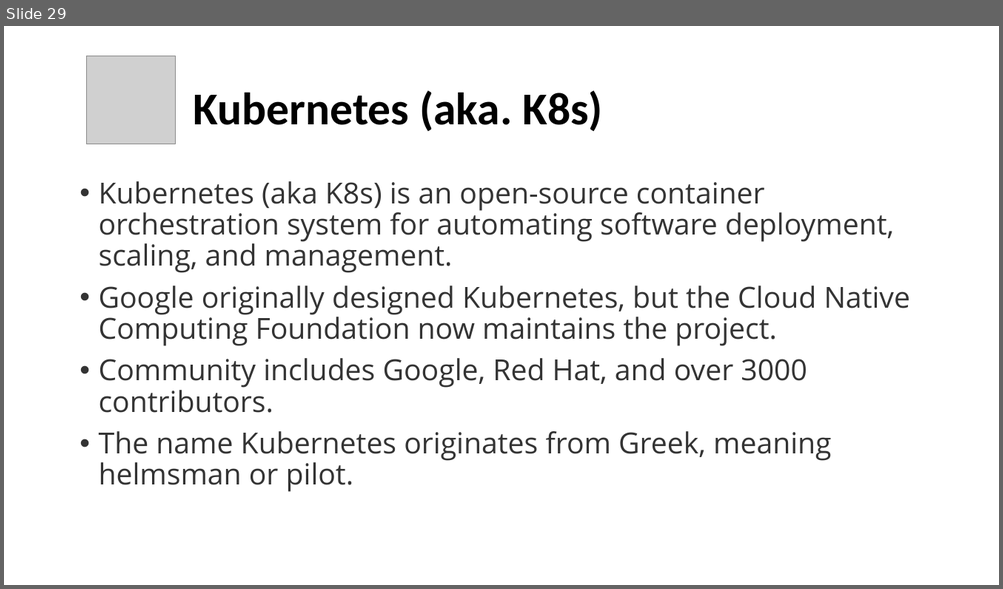
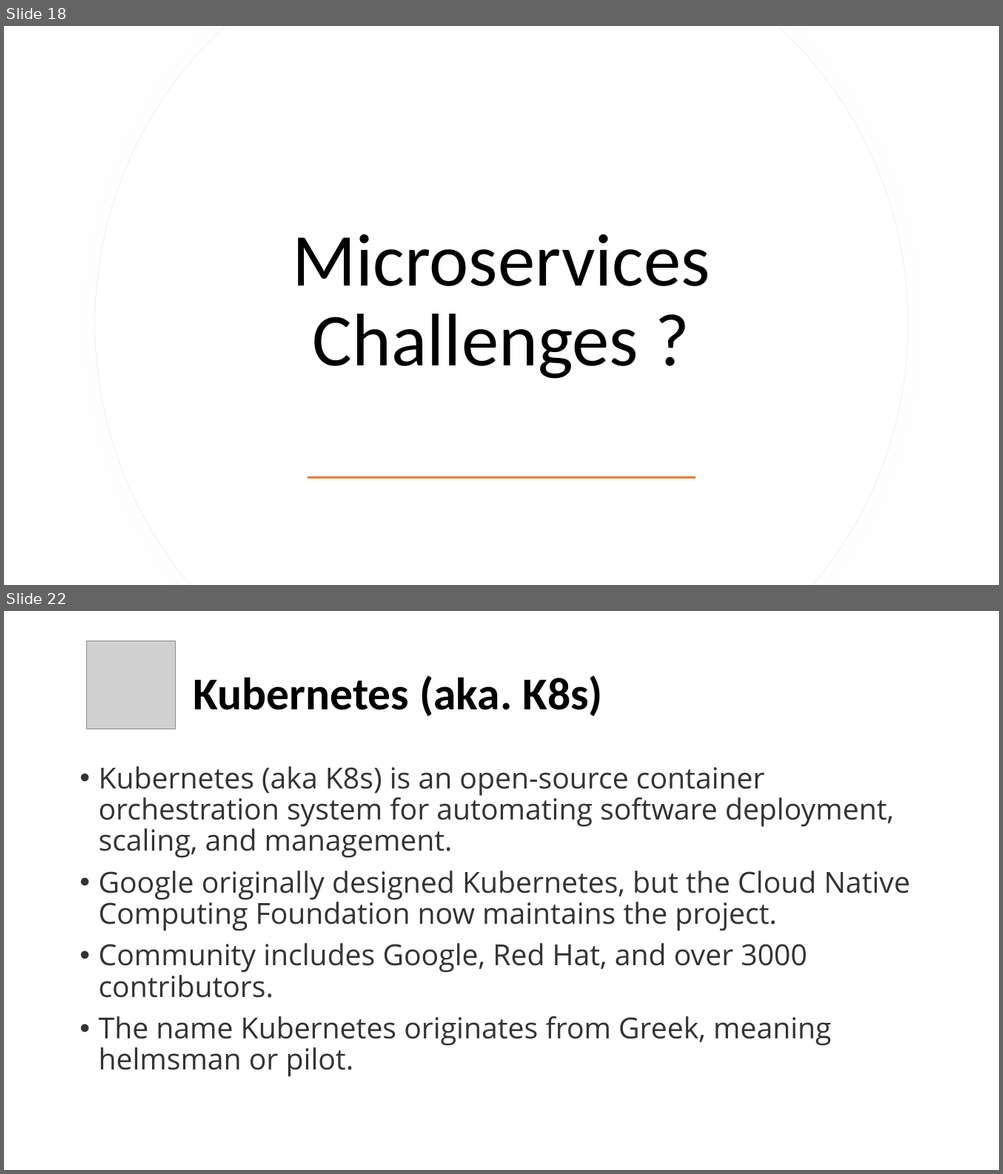
Before and after one commit to eylonmalin/k8s-training, a slide deck: day-1/Using Kubernetes Day 1.pptx. Shown one above the other, each under a label of ours: slide 29 before the commit, slides 18 and 22 after it; the slides between them are not shown. The pictures are 1003x589 and 1003x1174 pixels, drawn with LibreOffice and Linux fonts; fonts in the diff are those of the drawing; grey boxes stand for pictures. Boxes give left, top, right and bottom in pixels: in the first picture for what was removed or moved away, otherwise in the second. Text is boxed around its words. In the diff, an @@ line names an element or a change of style, - is before the commit and + after.

```diff
--- a/day-1/Using Kubernetes Day 1.pptx
+++ b/day-1/Using Kubernetes Day 1.pptx
@@ slide 18 added at [4, 26, 999, 585], background #FFFFFF @@
@@ freeform shape added at [95, 26, 908, 585], fill #FFFFFF, outline #EFEFEF 0.75 pt @@
@@ freeform shape added at [96, 26, 908, 585], fill #FFFFFF @@
@@ title added at [292, 234, 709, 379], 72 pt, text #000000 @@
+Microservices
+Challenges ?
@@ rectangle added at [307, 477, 696, 479], fill #ED7D31 @@
@@ what was slide 29 is now slide 22 @@
```
Also in this commit, not shown: 16 slides changed, 9 other slides added, 2 slides removed.
